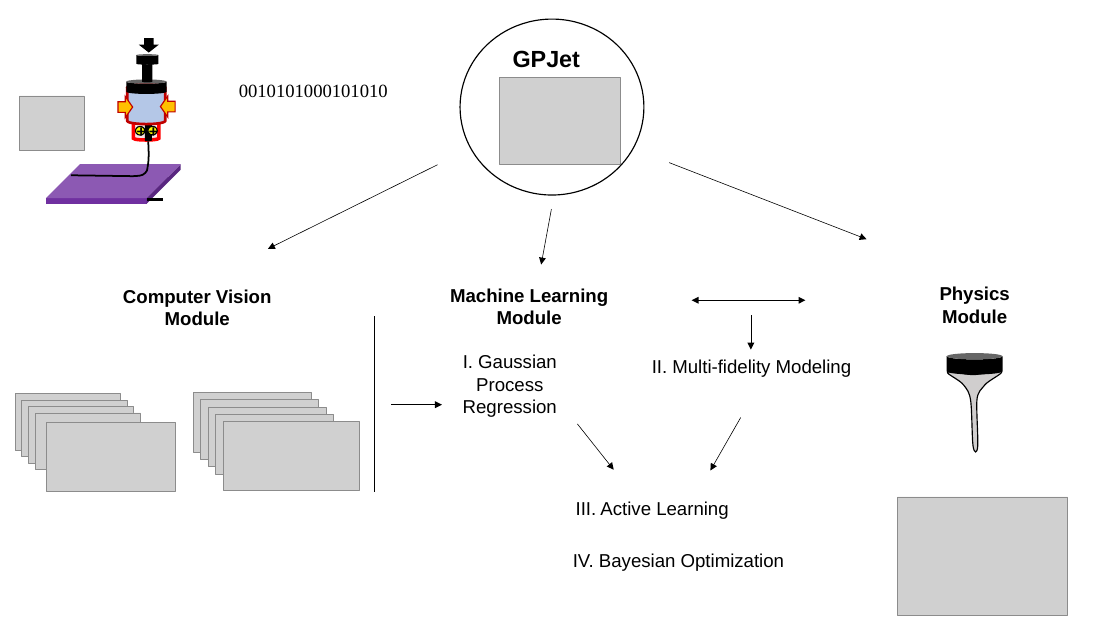
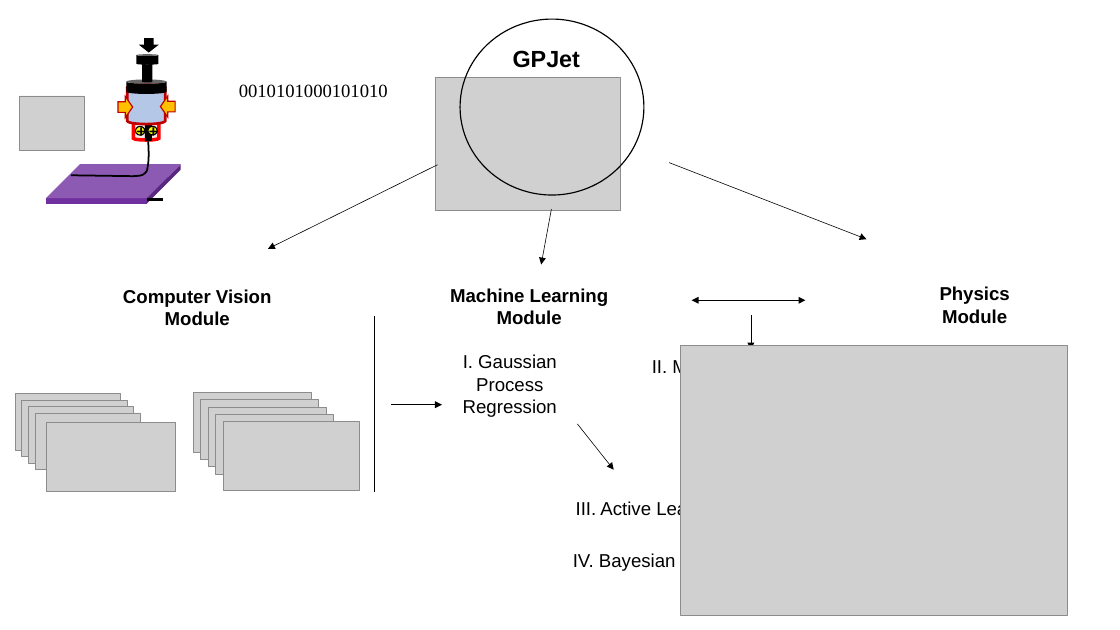
Before and after one commit to superlabs-gr/gpjet, a slide deck: slide 3 of manuscript/Figures_1_2.pptx. Drawn at 1120x630 pixels with LibreOffice and Linux fonts; fonts in the diff are those of the drawing; grey boxes stand for pictures; background and template pictures are left out. Boxes give left, top, right and bottom in pixels: in the first picture for what was removed or moved away, otherwise in the second. Text is boxed around its words. In the diff, an @@ line names an element or a change of style, - is before the commit and + after.

```diff
--- a/manuscript/Figures_1_2.pptx
+++ b/manuscript/Figures_1_2.pptx
@@ picture: place and size @@
-picture at bbox=[500, 78, 621, 166]
+picture at bbox=[435, 78, 620, 211]
@@ picture: place and size @@
-picture at bbox=[898, 497, 1068, 616]
+picture at bbox=[681, 346, 1068, 615]
@@ cylinder removed at bbox=[947, 353, 1002, 374] @@
@@ freeform shape removed at bbox=[948, 371, 1002, 452] @@
@@ arrow removed from (741, 418) to (711, 471) @@
```
Also in this commit, not shown: 3 other files.
